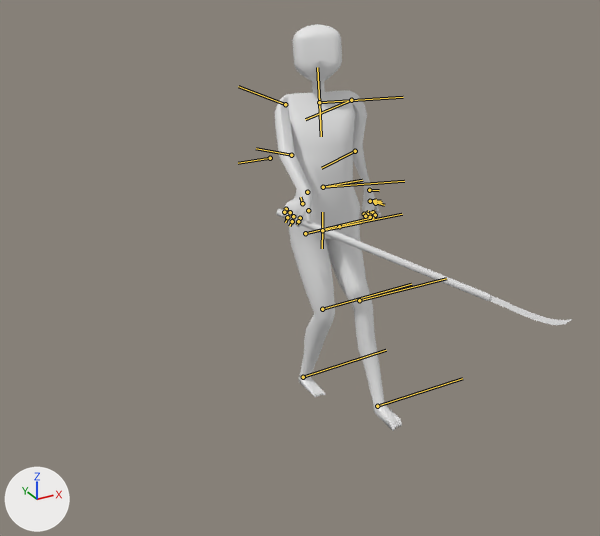
One commit to the FBX model ActionGame/Resources/Model/Enemy/WeakEnemy.fbx: the scene before it, then after it.
Camera for both pictures: a 50 mm camera at (-12.5, -20.72, 14.73) aimed at (-2.06, -1.74, 5.24). Lighting does not change. The marker at lower left points along +X, +Y and +Z. Both versions are drawn at frame 1 of the action '体ボーン|TestPause'; the numbers are the values there. The bones that bend it are drawn over the model as lines.

Names of what the first picture shows: 'Body.001'.
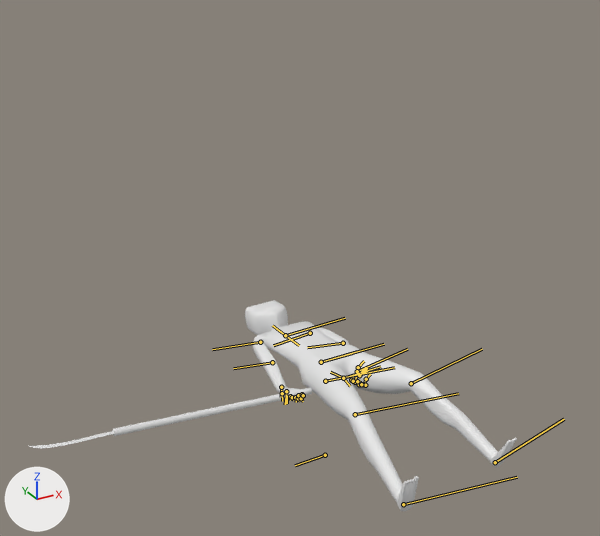
Location of each change, [x1, y1, x2, y2] in pixels of the pictures (600 x 536 px):
'Body.001', posed (64% wider, 48% shorter): before [275, 24, 572, 431]; after [29, 300, 517, 512]
bone 'Master', root to tip: before (323, 187) to (356, 181); after (321, 362) to (351, 353)
bone 'Bone', root to tip: before (323, 187) to (404, 181); after (321, 362) to (384, 344)
bone 'Bone_L.001', root to tip: before (351, 100) to (305, 119); after (310, 333) to (273, 345)
bone 'Bone_L.002', root to tip: before (355, 151) to (321, 168); after (343, 343) to (307, 347)
bone 'Bone_R.001', root to tip: before (285, 104) to (238, 86); after (260, 342) to (212, 349)
bone 'Bone_R.002', root to tip: before (291, 155) to (256, 148); after (272, 362) to (233, 368)
bone 'Bone_R.003', root to tip: before (307, 192) to (306, 190); after (281, 387) to (281, 397)
bone 'Bone.002_L', root to tip: before (322, 230) to (322, 248); after (343, 378) to (350, 386)
bone 'Bone.002_L.001', root to tip: before (305, 233) to (370, 218); after (325, 381) to (394, 367)
bone 'Bone.002_L.002', root to tip: before (322, 309) to (411, 284); after (355, 414) to (458, 393)
bone 'Bone.002_L.003', root to tip: before (303, 377) to (386, 350); after (403, 504) to (517, 477)
bone 'Bone.002_R', root to tip: before (322, 230) to (322, 212); after (343, 378) to (330, 372)
bone 'Bone.002_R.001', root to tip: before (339, 226) to (402, 214); after (357, 371) to (407, 349)
bone 'Bone.002_R.002', root to tip: before (359, 300) to (446, 278); after (411, 383) to (482, 349)
bone 'Bone.002_R.003', root to tip: before (377, 406) to (462, 378); after (495, 462) to (564, 419)

What the commit changed:
Bone 'Master' (bone_master) moves from (0.0, 0.0, -0.67) to (0.0, 0.0, -6.83).
Bone 'Master' (bone_master) turns from (0, 0, 0) to (0, -95, 0) degrees about its own x, y and z.
Bone 'Bone' (bone_bone) turns from (23, -10, -2) to (0, 1, 0) degrees about its own x, y and z.
Bone 'Bone_L.001' (bone_bone_l_001) turns from (17, -20, -81) to (-6, 7, -78) degrees about its own x, y and z.
Bone 'Bone_L.002' (bone_bone_l_002) turns from (0, 23, 0) to (5, -22, -24) degrees about its own x, y and z.
Bone 'Bone_R.001' (bone_bone_r_001) turns from (37, 37, 90) to (0, 0, 77) degrees about its own x, y and z.
Bone 'Bone_R.002' (bone_bone_r_002) turns from (1, 11, 12) to (0, -11, 0) degrees about its own x, y and z.
Bone 'Bone_R.003' (bone_bone_r_003) turns from (54, -45, -24) to (-83, 11, 13) degrees about its own x, y and z.
Bone 'Bone.002_L' (bone_bone_002_l) turns from (0, 0, 0) to (0, 0, 11) degrees about its own x, y and z.
Bone 'Bone.002_L.001' (bone_bone_002_l_001) turns from (1, -23, -2) to (0, 0, -2) degrees about its own x, y and z.
Bone 'Bone.002_L.002' (bone_bone_002_l_002) turns from (0, 46, 0) to (0, 17, 0) degrees about its own x, y and z.
Bone 'Bone.002_L.003' (bone_bone_002_l_003) turns from (0, -23, 0) to (0, 0, 0) degrees about its own x, y and z.
Bone 'Bone.002_R' (bone_bone_002_r) turns from (0, 0, 0) to (0, 0, -11) degrees about its own x, y and z.
Bone 'Bone.002_R.001' (bone_bone_002_r_001) turns from (0, -32, 0) to (0, -10, 0) degrees about its own x, y and z.
Bone 'Bone.002_R.002' (bone_bone_002_r_002) turns from (0, 11, 0) to (0, 33, 0) degrees about its own x, y and z.
Bone 'Bone.002_R.003' (bone_bone_002_r_003) turns from (0, 23, 0) to (0, 0, 0) degrees about its own x, y and z.
